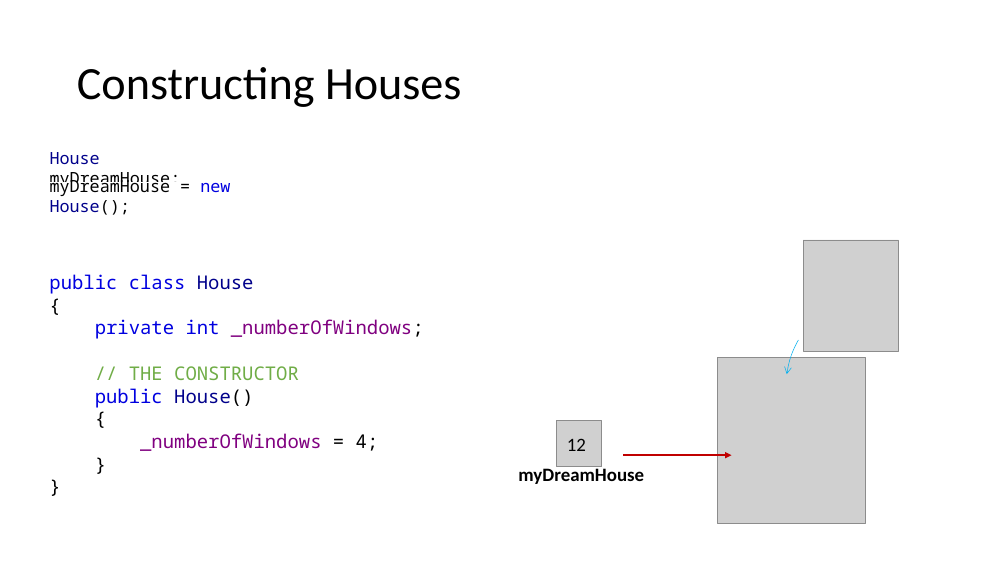
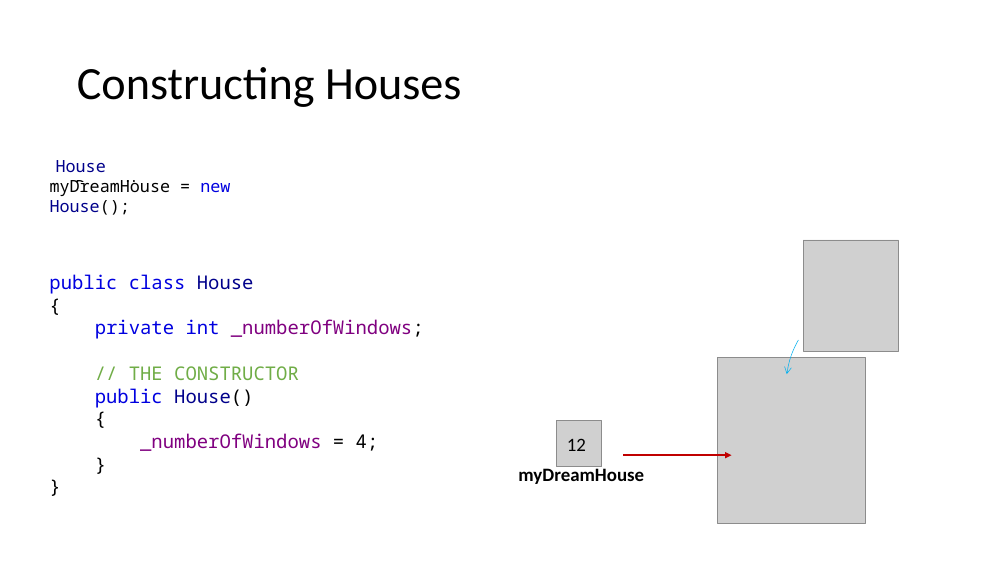
Before and after one commit to ianrkent/learncsharp, a slide deck: slide 27 of lessons/fundamentals/presentations/Learning CSharp.pptx (slide 28 before the commit). Drawn at 1008x567 pixels with LibreOffice and Linux fonts; fonts in the diff are those of the drawing; grey boxes stand for pictures. Boxes give left, top, right and bottom in pixels: in the first picture for what was removed or moved away, otherwise in the second. Text is boxed around its words. In the diff, an @@ line names an element or a change of style, - is before the commit and + after.

```diff
--- a/lessons/fundamentals/presentations/Learning CSharp.pptx
+++ b/lessons/fundamentals/presentations/Learning CSharp.pptx
@@ text "House myDreamHouse;" moved from (x1=50, y1=152, x2=181, y2=190) to (x1=56, y1=160, x2=187, y2=196) @@
```
Also in this commit, not shown: 3 other slides changed, 1 slide removed, 9 other files.
